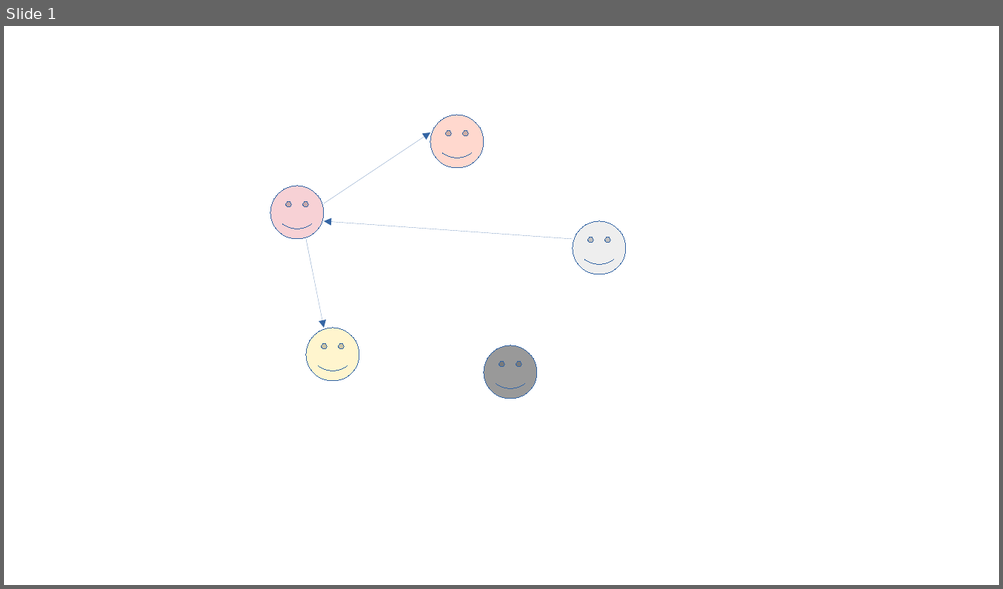
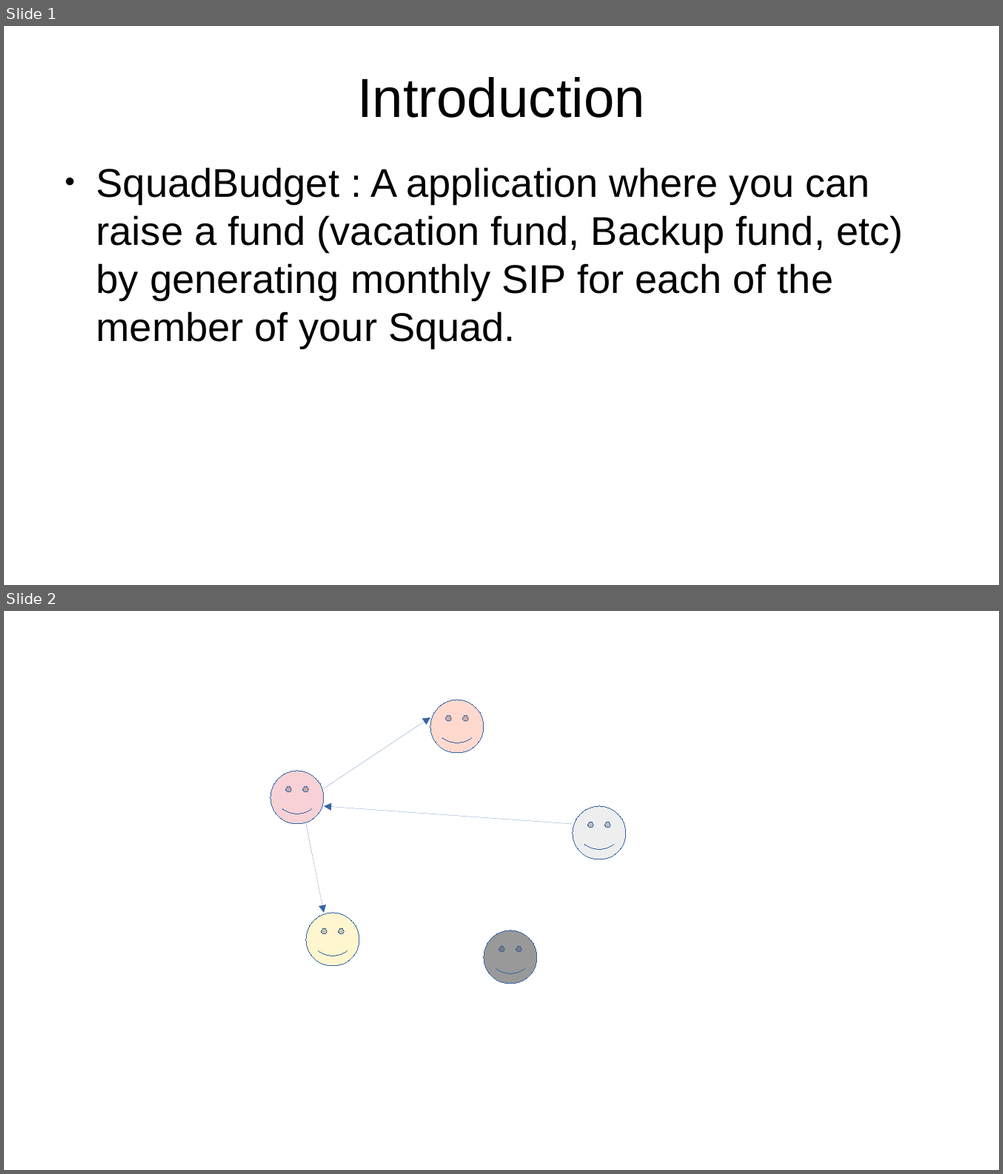
Before and after one commit to anshulv1401/SquadBudget, a slide deck: TheBankMVC/Docs/Untitled 1.odp. Shown one above the other, each under a label of ours: slide 1 before the commit, slides 1 and 2 after it. The pictures are 1003x589 and 1003x1174 pixels, drawn with LibreOffice and Linux fonts; fonts in the diff are those of the drawing. Boxes give left, top, right and bottom in pixels: in the first picture for what was removed or moved away, otherwise in the second. Text is boxed around its words. In the diff, an @@ line names an element or a change of style, - is before the commit and + after.

```diff
--- a/TheBankMVC/Docs/Untitled 1.odp
+++ b/TheBankMVC/Docs/Untitled 1.odp
@@ slide 1 added at (x1=4, y1=26, x2=999, y2=585), background #FFFFFF @@
@@ title added at (x1=357, y1=77, x2=645, y2=118), 44 pt, text #000000 @@
+Introduction
@@ text added at (x1=96, y1=167, x2=902, y2=348), 32 pt, text #000000 @@
+● SquadBudget : A application where you can raise a fund (vacation fund, Backup fund, etc) by generating monthly SIP for each of the member of your Squad.
@@ what was slide 1 is now slide 2 @@
```
Also in this commit, not shown: 1 slide changed, 7 other files.
